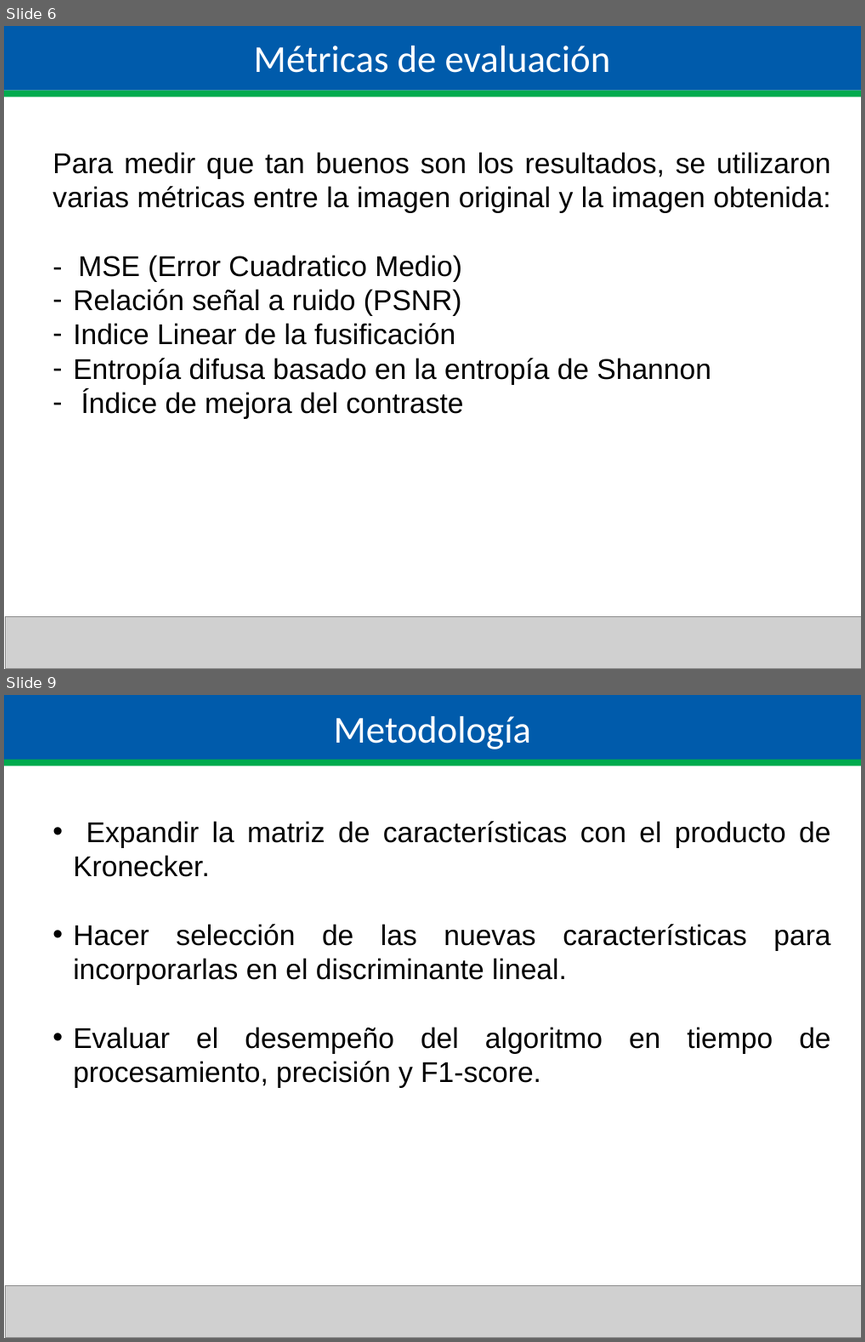
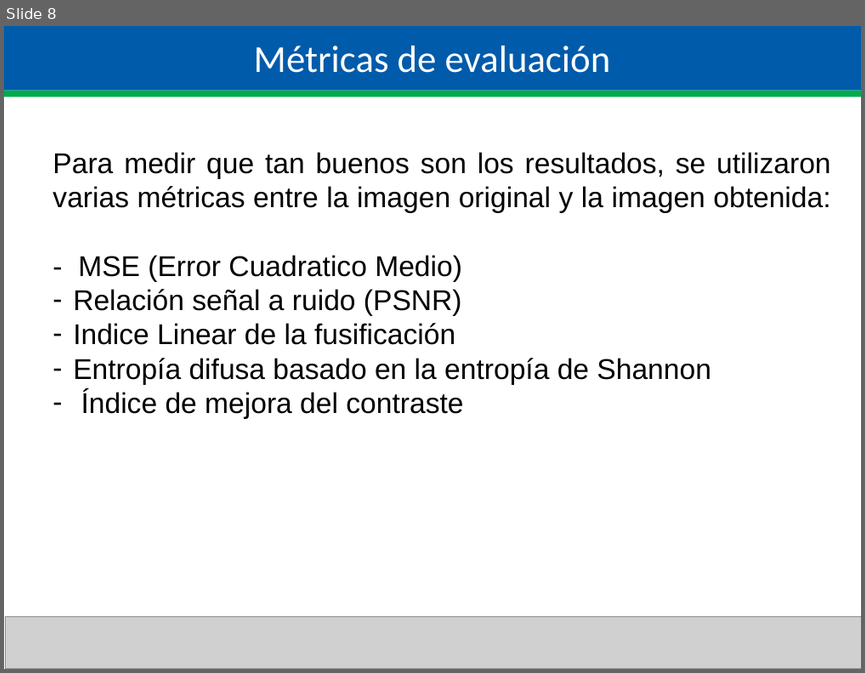
Before and after one commit to poface64/MIASegundoSemestre, a slide deck: LOGICA DIFUSA/TAREA F. PROPUESTA DE ARTICULO/PRESENTACION LOGICA DIFUSA.ppt. Shown one above the other, each under a label of ours: slides 6 and 9 before the commit, slide 8 after it; the slides between them are not shown. The pictures are 865x1342 and 865x673 pixels, drawn with LibreOffice and Linux fonts; fonts in the diff are those of the drawing; grey boxes stand for pictures. Boxes give left, top, right and bottom in pixels: in the first picture for what was removed or moved away, otherwise in the second. Text is boxed around its words. In the diff, an @@ line names an element or a change of style, - is before the commit and + after.

```diff
--- a/LOGICA DIFUSA/TAREA F. PROPUESTA DE ARTICULO/PRESENTACION LOGICA DIFUSA.ppt
+++ b/LOGICA DIFUSA/TAREA F. PROPUESTA DE ARTICULO/PRESENTACION LOGICA DIFUSA.ppt
@@ slide 9 removed at [4,695,861,1338], background #FFFFFF @@
@@ rectangle removed at [4,695,861,761] @@
-Metodología
@@ rectangle removed at [4,760,861,766] @@
@@ text removed at [73,821,830,1088] @@
-• Expandir la matriz de características con el producto de Kronecker.
-• Hacer selección de las nuevas características para incorporarlas en el discriminante lineal.
-• Evaluar el desempeño del algoritmo en tiempo de procesamiento, precisión y F1-score.
@@ picture removed at [6,1286,861,1338] @@
@@ what was slide 6 is now slide 8 @@
```
Also in this commit, not shown: 2 slides changed, 3 slides added, 1 other slide removed.
